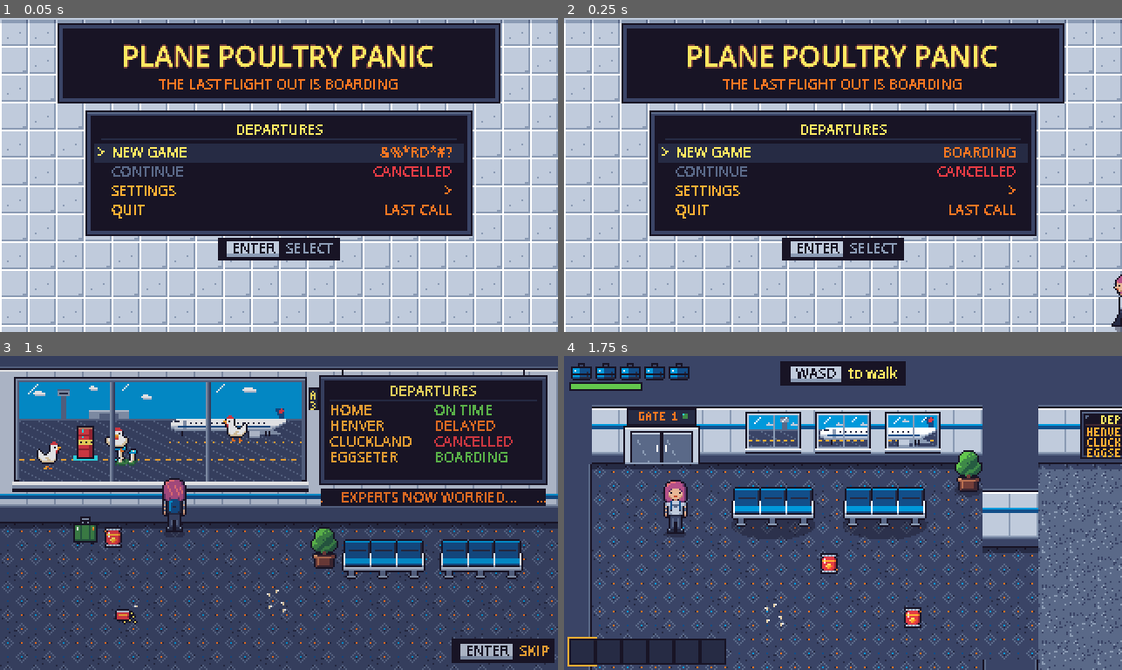
Above: before the commit, frames 1-4 (two rows, left to right).
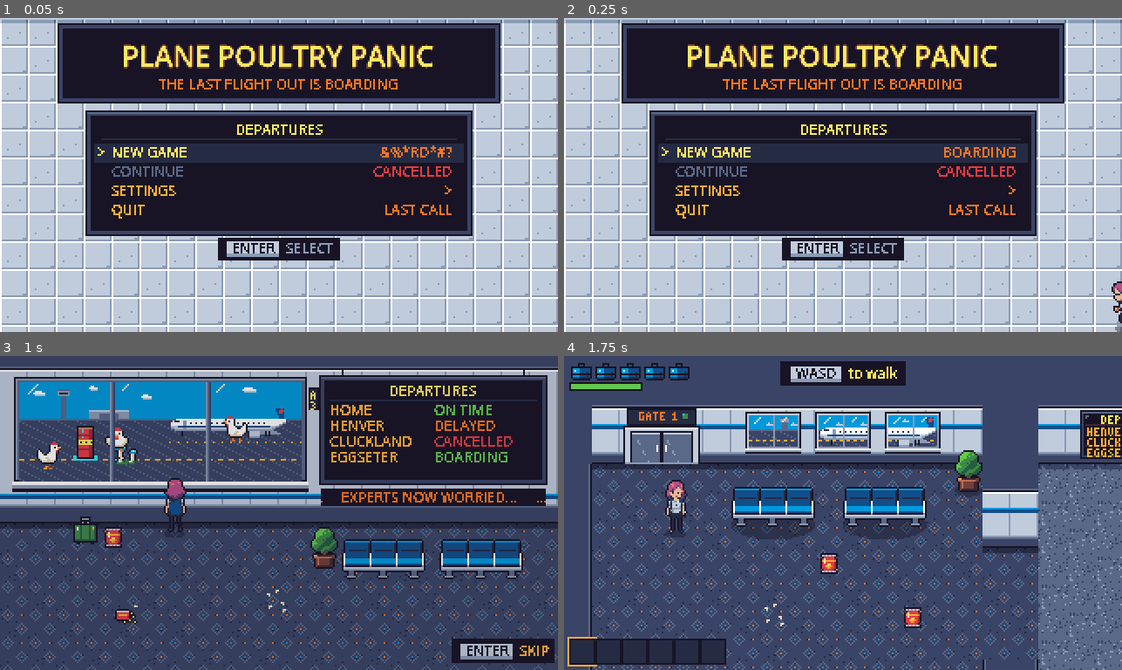
Above: after the commit, the same moments.

Repository: mvdmakesthings/PlanePoultryPanic
Game: Godot game, scene res://scenes/ui/main_menu.tscn
The game is run twice, just before and just after one commit, with the same random seed, the same clock (stepped at 60 frames per second) and the same inputs.
Inputs (mouse positions are in pixels of both pictures, inside the frame that each line leads up to):
- Up to frame 1 (0.05 s): no input
- Up to frame 2 (0.25 s): no input
- Up to frame 3 (1 s): tap Enter (ui_accept) at 0.5, 0.77 s; move the mouse to (401, 497) at 0.52 s; hold D (move_right) from 0.53 s (still down); hold Shift (run) from 0.53 s (still down); click (401, 497) at 0.67 s
- Up to frame 4 (1.75 s): tap Enter (ui_accept) at 1.07 s; release D (move_right) at 1.25 s; release Shift (run) at 1.25 s; drag from (731, 528) to (815, 575) at 1.27 s

Frame 1 is identical in both runs. In frame 2, 0.2% of the frame differs, in the area x 98-100%, y 81-99%; in frame 3, 0.4%; in frame 4, 0.5%, in the area x 17-23%, y 39-57%.

Commit message:
Build Amanda's sprites from the reference art
Her idle, walk and run sheets now come straight from the reference
sheets through the converter, replacing the hand-drawn cycles, and the
left-facing rows are the reference's own drawings rather than mirrors.
The standing poses from the converted idle sheet become the base views
in player.py, so the throw, hurt, eat, defeat and knocked-out poses,
the messy-hair tufts and the carried extinguisher are stamped onto her
new look. Poses that erase an arm outline the bared edge again, and the
extinguisher hangs from whichever hand is lowest in each frame, falling
back to the other hand when hers swings out of view mid-stride.

The run sheets are 32x32 per frame now, so the player, the opening
cutscene and the main menu chase slice them that way, and the hair
overlay centers itself on the wider frames.

Diff:
--- a/game/scripts/characters/player.gd
+++ b/game/scripts/characters/player.gd
@@ -39,6 +39,9 @@
 ## Below each of these fractions of full health, the hair gets one level messier.
 const HAIR_MESS_BELOW: Array[float] = [0.75, 0.5, 0.25]
 const FRAME_SIZE := Vector2i(16, 32)
+## Running strides are too wide for a 16 px frame, so the run sheets use
+## square frames with her head centered in them.
+const RUN_FRAME_SIZE := Vector2i(32, 32)
 ## The knocked-out pose lies flat, so its frames are wide and short.
 const KO_FRAME_SIZE := Vector2i(32, 20)
 ## Health units in one suitcase on the HUD. A chicken peck costs half a
@@ -149,8 +152,8 @@
 	SpriteSheets.add_directional(frames, "idle", IDLE_SHEET, FRAME_SIZE, 2.0)
 	SpriteSheets.add_directional(frames, "walk_ext", WALK_EXTINGUISHER_SHEET, FRAME_SIZE, 8.0)
 	SpriteSheets.add_directional(frames, "idle_ext", IDLE_EXTINGUISHER_SHEET, FRAME_SIZE, 2.0)
-	SpriteSheets.add_directional(frames, "run", RUN_SHEET, FRAME_SIZE, 14.0)
-	SpriteSheets.add_directional(frames, "run_ext", RUN_EXTINGUISHER_SHEET, FRAME_SIZE, 14.0)
+	SpriteSheets.add_directional(frames, "run", RUN_SHEET, RUN_FRAME_SIZE, 14.0)
+	SpriteSheets.add_directional(frames, "run_ext", RUN_EXTINGUISHER_SHEET, RUN_FRAME_SIZE, 14.0)
 	SpriteSheets.add_directional(frames, "throw", THROW_SHEET, FRAME_SIZE, 10.0, false)
 	SpriteSheets.add_directional(frames, "hurt", HURT_SHEET, FRAME_SIZE, 1.0, false)
 	# Eating is only drawn facing the camera.
@@ -590,8 +593,12 @@
 	if not _hair.visible:
 		return
 	_hair.frame = row * HAIR_LEVELS + level - 1
-	var top_left := _sprite.offset - Vector2(FRAME_SIZE) / 2.0
-	var head_top := _head_top(_sprite.sprite_frames.get_frame_texture(_sprite.animation, _sprite.frame))
+	var texture := _sprite.sprite_frames.get_frame_texture(_sprite.animation, _sprite.frame)
+	# Wider frames (the run) keep her head in the middle, so the overlay is
+	# centered on them too.
+	var frame_size := texture.get_size()
+	var top_left := _sprite.offset - frame_size / 2.0 + Vector2((frame_size.x - FRAME_SIZE.x) / 2.0, 0.0)
+	var head_top := _head_top(texture)
 	_hair.position = top_left + Vector2(-HAIR_MARGIN, head_top - HAIR_MARGIN)
 
 
--- a/game/scripts/cutscenes/opening.gd
+++ b/game/scripts/cutscenes/opening.gd
@@ -163,7 +163,7 @@
 	var frames := SpriteFrames.new()
 	frames.remove_animation("default")
 	SpriteSheets.add_directional(frames, "idle", PLAYER_IDLE, Vector2i(16, 32), 2.0)
-	SpriteSheets.add_directional(frames, "run", PLAYER_RUN, Vector2i(16, 32), 14.0)
+	SpriteSheets.add_directional(frames, "run", PLAYER_RUN, Vector2i(32, 32), 14.0)
 	SpriteSheets.add_directional(frames, "hurt", PLAYER_HURT, Vector2i(16, 32), 1.0)
 	SpriteSheets.add_directional(frames, "throw", PLAYER_THROW, Vector2i(16, 32), 10.0, false)
 	SpriteSheets.add_directional(frames, "walk", CHICKEN_WALK, Vector2i(16, 16), 8.0)
--- a/game/scripts/ui/main_menu.gd
+++ b/game/scripts/ui/main_menu.gd
@@ -91,7 +91,7 @@
 func _build_chase() -> void:
 	var frames := SpriteFrames.new()
 	frames.remove_animation("default")
-	SpriteSheets.add_directional(frames, "run", PLAYER_RUN, Vector2i(16, 32), 12.0)
+	SpriteSheets.add_directional(frames, "run", PLAYER_RUN, Vector2i(32, 32), 12.0)
 	SpriteSheets.add_directional(frames, "walk", CHICKEN_WALK, Vector2i(16, 16), 12.0)
 	var runner := AnimatedSprite2D.new()
 	runner.sprite_frames = frames
Binary file changed: game/assets/sprites/player_defeat.png
Binary file changed: game/assets/sprites/player_eat.png
Binary file changed: game/assets/sprites/player_hair_mess.png
Binary file changed: game/assets/sprites/player_hurt.png
Binary file changed: game/assets/sprites/player_idle.png
Binary file changed: game/assets/sprites/player_idle_extinguisher.png
Binary file changed: game/assets/sprites/player_ko.png
Binary file changed: game/assets/sprites/player_run.png
Binary file changed: game/assets/sprites/player_run_extinguisher.png
Binary file changed: game/assets/sprites/player_throw.png
Binary file changed: game/assets/sprites/player_walk.png
Binary file changed: game/assets/sprites/player_walk_extinguisher.png
(and 2 more such lines)
